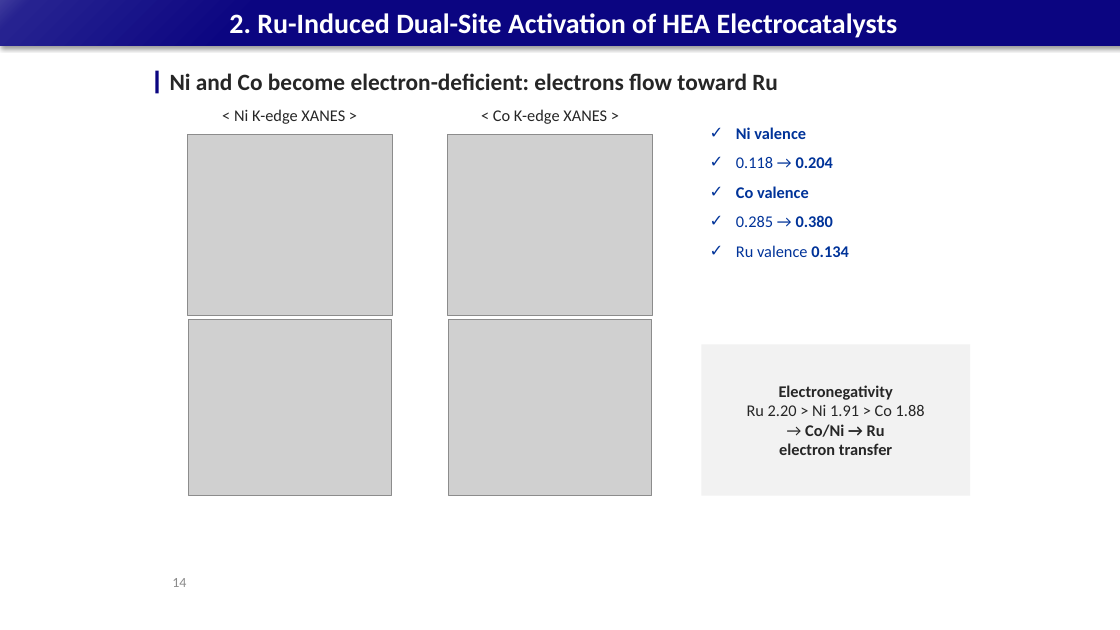
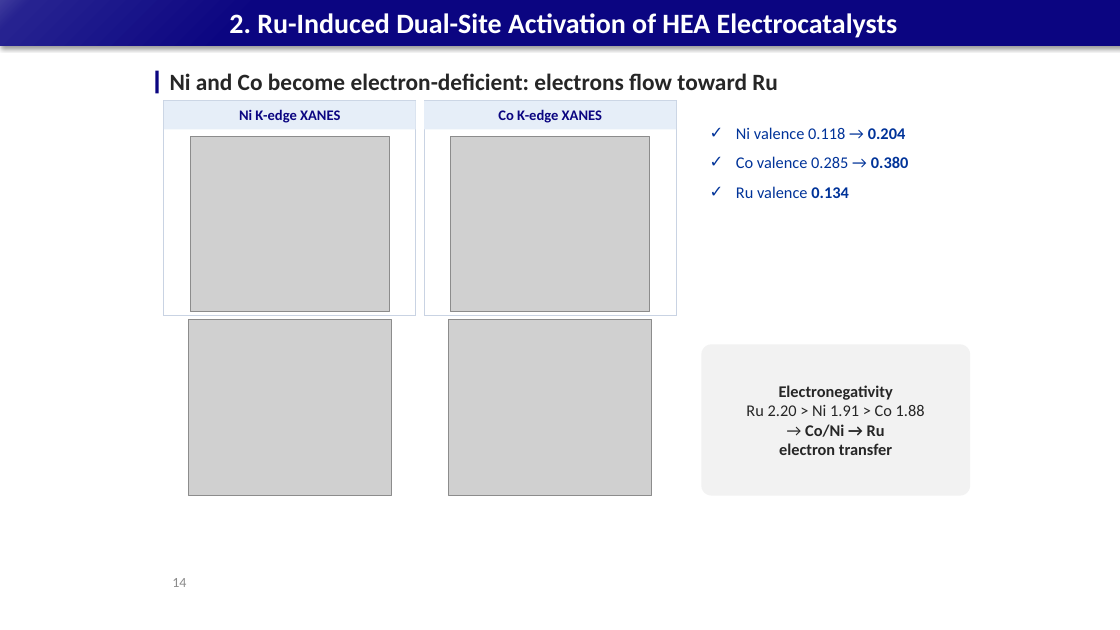
Before and after one commit to limsj0204/letter, a slide deck: slide 14 of 학위논문_디펜스_발표자료.pptx. Drawn at 1120x630 pixels with LibreOffice and Linux fonts; fonts in the diff are those of the drawing; grey boxes stand for pictures. Boxes give left, top, right and bottom in pixels: in the first picture for what was removed or moved away, otherwise in the second. Text is boxed around its words. In the diff, an @@ line names an element or a change of style, - is before the commit and + after.

```diff
--- a/학위논문_디펜스_발표자료.pptx
+++ b/학위논문_디펜스_발표자료.pptx
@@ rectangle "Ni K-edge XANES": place and size @@
-rectangle "Ni K-edge XANES" at (234,109,345,124)
+rectangle "Ni K-edge XANES" at (164,101,416,129)
@@ rectangle "Ni K-edge XANES" at (164,101,416,129): vertical alignment top to middle; fill none to #E6EEF8 @@
@@ rectangle added at (164,101,416,315), outline #C9D3E3 0.75 pt @@
@@ text in rectangle at (239,109,340,123): text changed; size 14 to 12.5 pt; text colour #262626 to #0B0581; bold on @@
-< Ni K-edge XANES >
+Ni K-edge XANES
@@ rectangle "Co K-edge XANES": place and size @@
-rectangle "Co K-edge XANES" at (493,109,607,124)
+rectangle "Co K-edge XANES" at (424,101,676,129)
@@ rectangle "Co K-edge XANES" at (424,101,676,129): vertical alignment top to middle; fill none to #E6EEF8 @@
@@ rectangle added at (424,101,676,315), outline #C9D3E3 0.75 pt @@
@@ text in rectangle at (498,109,602,123): text changed; size 14 to 12.5 pt; text colour #262626 to #0B0581; bold on @@
-< Co K-edge XANES >
+Co K-edge XANES
@@ picture: place and size @@
-picture at (448,134,653,315)
+picture at (450,136,649,312)
@@ text at (736,127,908,168): text changed; bold off @@
-✓ Ni valence
-✓ 0.118 → 0.204
-✓ Co valence
-✓ 0.285 → 0.380
+✓ Ni valence 0.118 → 0.204
+✓ Co valence 0.285 → 0.380
@@ rounded rectangle "Electronegativity" at (702,344,970,496): rectangle to rounded rectangle @@
```
Also in this commit, not shown: 31 other slides changed.
